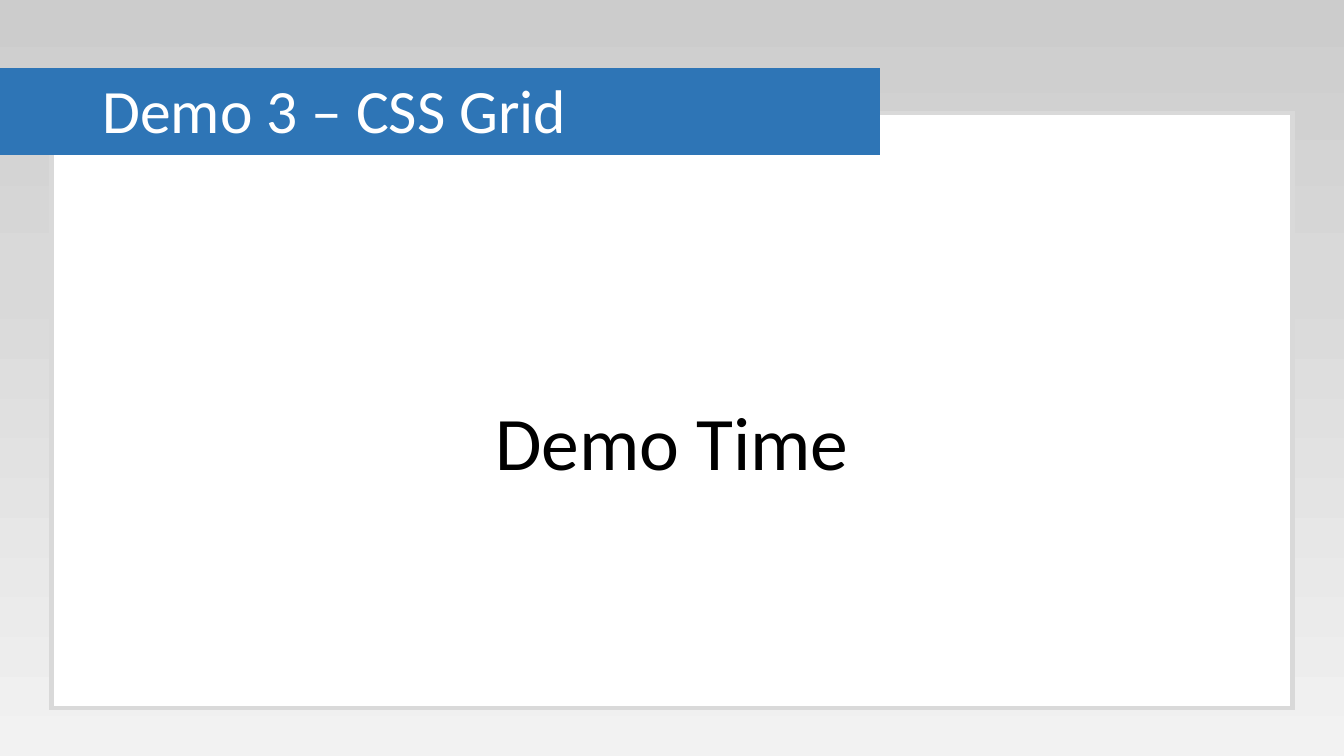
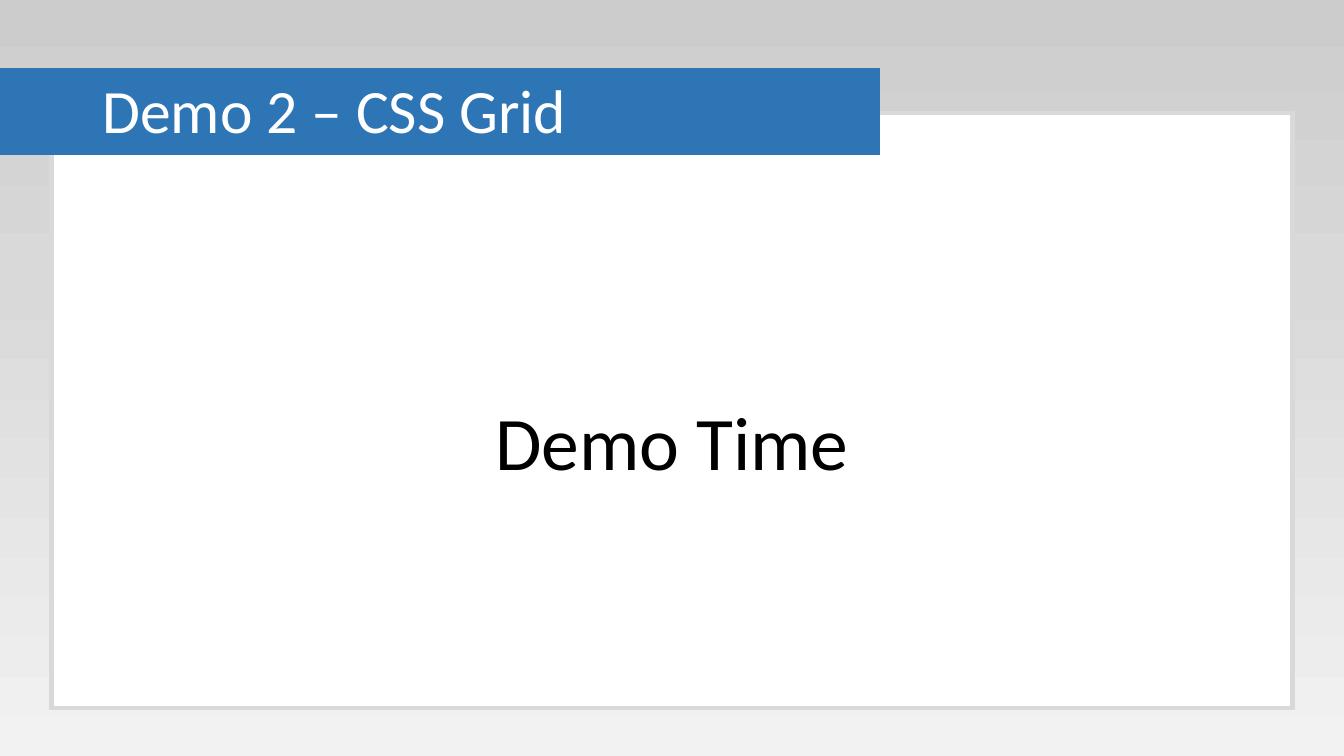
Before and after one commit to Paul-Hadfield/GameOfLife-Talk, a slide deck: slide 20 of Game Of Life Presentation.pptx (slide 21 before the commit). Drawn at 1344x756 pixels with LibreOffice and Linux fonts; fonts in the diff are those of the drawing. Boxes give left, top, right and bottom in pixels: in the first picture for what was removed or moved away, otherwise in the second. Text is boxed around its words. In the diff, an @@ line names an element or a change of style, - is before the commit and + after.

```diff
--- a/Game Of Life Presentation.pptx
+++ b/Game Of Life Presentation.pptx
@@ title at <box>102,90,566,134</box>: text changed @@
-Demo 3 – CSS Grid
+Demo 2 – CSS Grid
```
Also in this commit, not shown: 5 other slides changed, 2 slides added, 1 slide removed.
